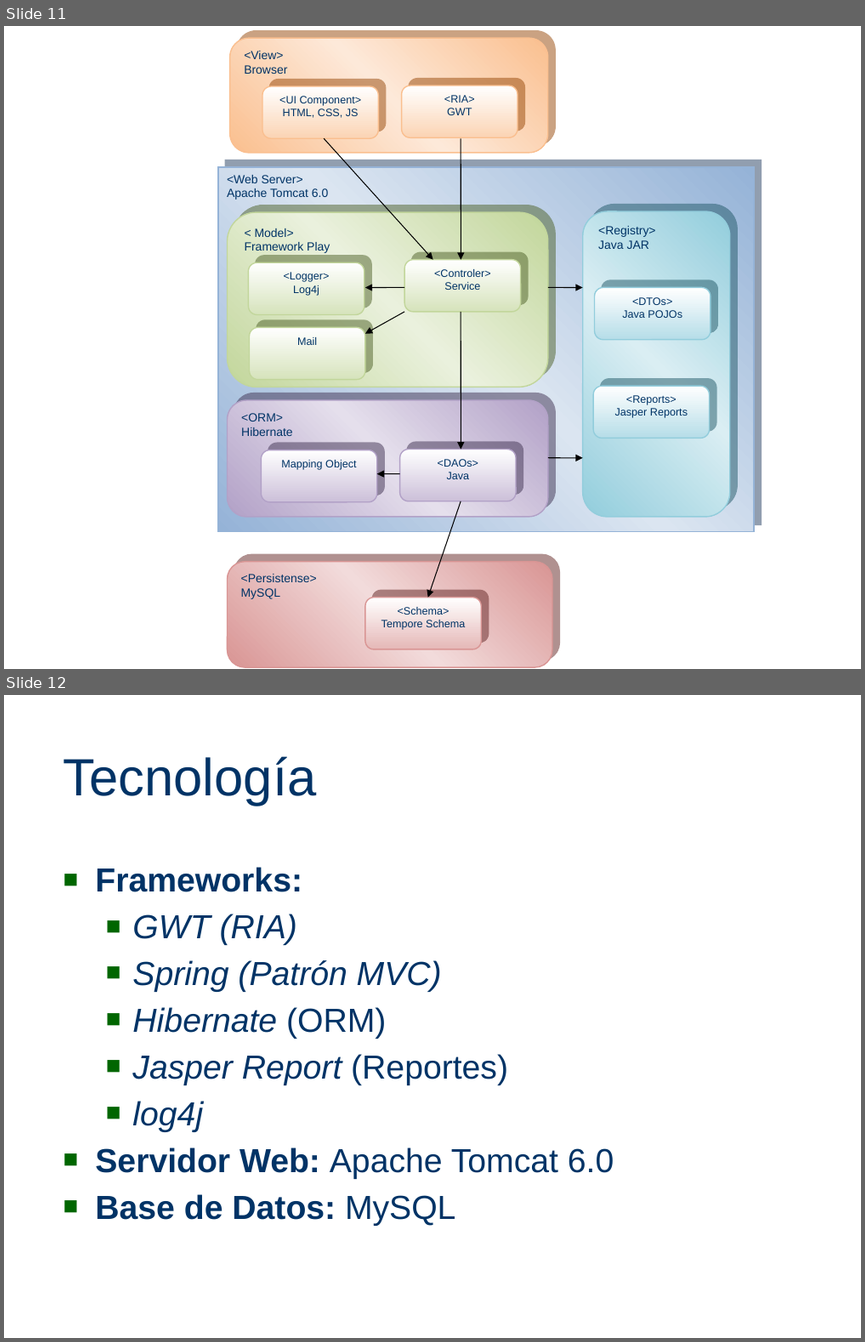
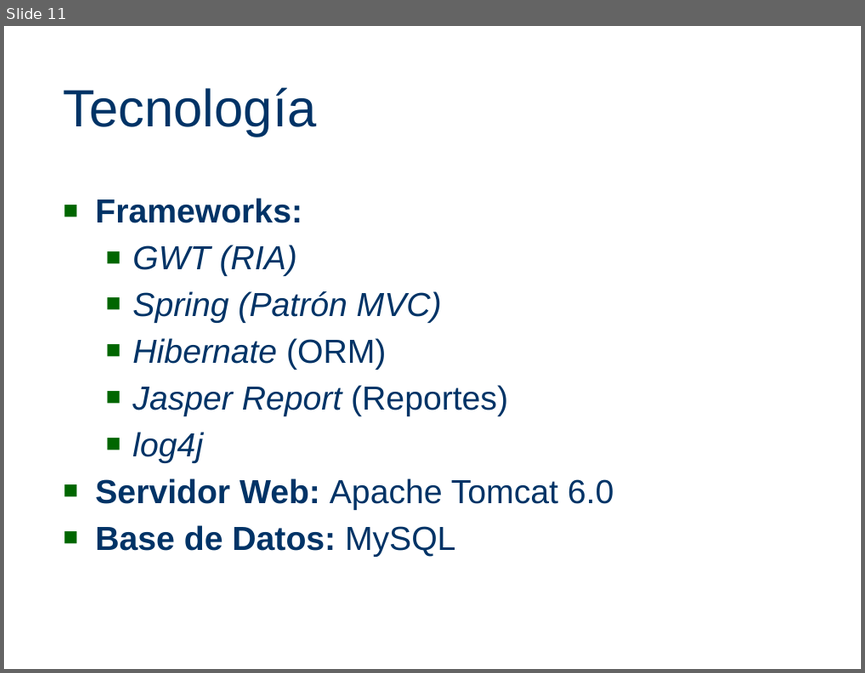
Before and after one commit to joshishimla99/tempore, a slide deck: docs/PresentacionFebrero2011/PresentacionFebrero2011Tempore.pptx. Shown one above the other, each under a label of ours: slides 11 and 12 before the commit, slide 11 after it. The pictures are 865x1342 and 865x673 pixels, drawn with LibreOffice and Linux fonts; fonts in the diff are those of the drawing; background and template pictures are left out. Boxes give left, top, right and bottom in pixels: in the first picture for what was removed or moved away, otherwise in the second. Text is boxed around its words. In the diff, an @@ line names an element or a change of style, - is before the commit and + after.

```diff
--- a/docs/PresentacionFebrero2011/PresentacionFebrero2011Tempore.pptx
+++ b/docs/PresentacionFebrero2011/PresentacionFebrero2011Tempore.pptx
@@ slide 11 removed at bbox=[4, 26, 861, 669], background picture (left out) @@
@@ group removed at bbox=[218, 38, 754, 667]: 15 rounded rectangles, 9 arrows, 1 rectangle @@
-<View>
-Browser
-<UI Component>
-HTML, CSS, JS
-<RIA>
-GWT
-<Web Server>
-Apache Tomcat 6.0
-< Model>
-Framework Play
-<Controler>
-Service
-<Logger>
-Log4j
-Mail
-<Registry>
-Java JAR
-<DTOs>
-Java POJOs
-<Reports>
-Jasper Reports
-<ORM>
-Hibernate
-Mapping Object
-<DAOs>
-Java
-<Persistense>
-MySQL
-<Schema>
-Tempore Schema
@@ what was slide 12 is now slide 11 @@
```
Also in this commit, not shown: 6 slides changed, 1 slide added.
